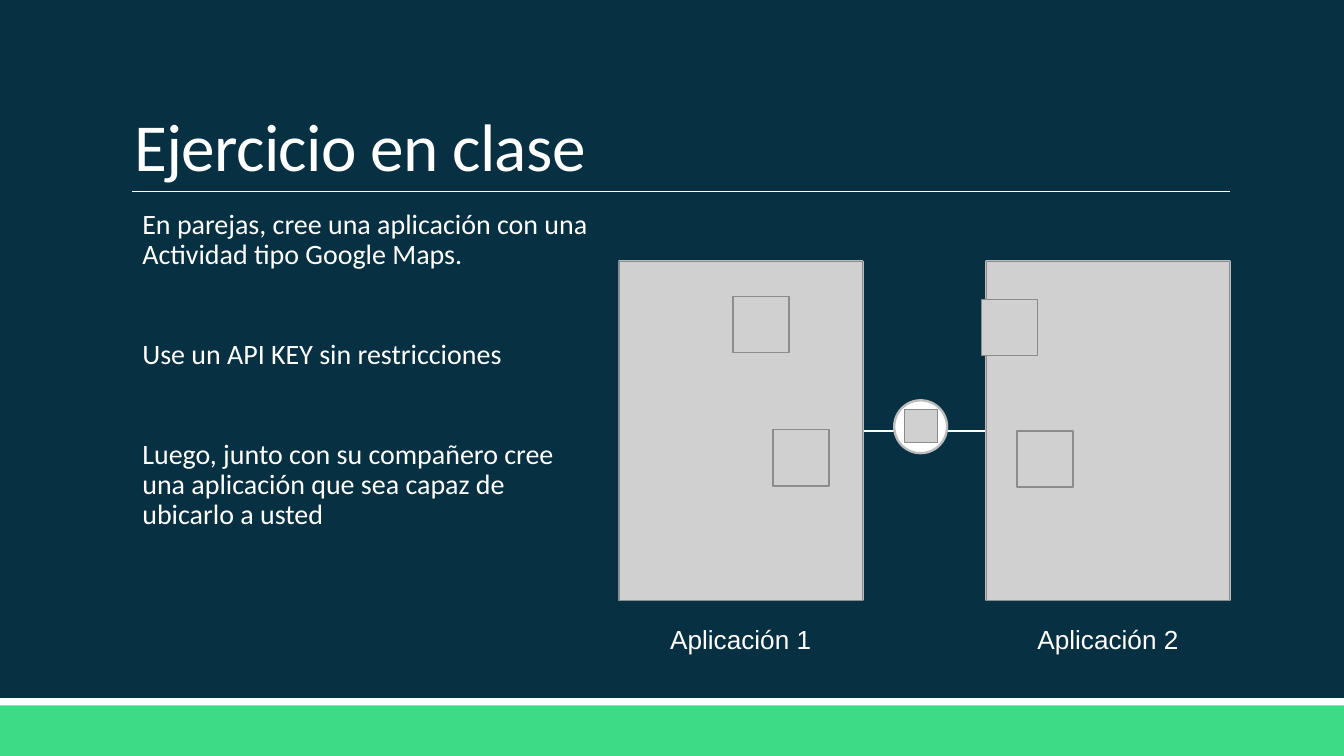
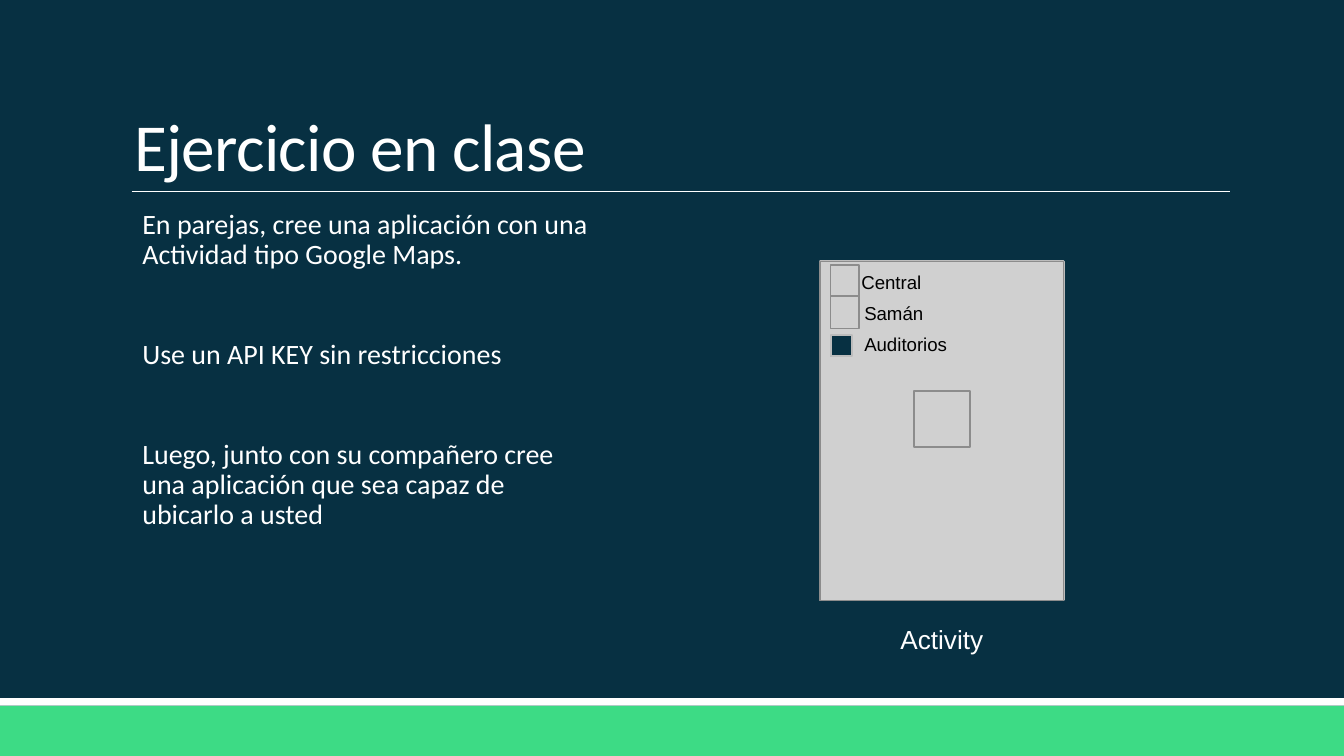
Before and after one commit to Domiciano/AppMoviles201, a slide deck: slide 53 of Clase 8/Clase 8.pptx. Drawn at 1344x756 pixels with LibreOffice and Linux fonts; fonts in the diff are those of the drawing; grey boxes stand for pictures. Boxes give left, top, right and bottom in pixels: in the first picture for what was removed or moved away, otherwise in the second. Text is boxed around its words. In the diff, an @@ line names an element or a change of style, - is before the commit and + after.

```diff
--- a/Clase 8/Clase 8.pptx
+++ b/Clase 8/Clase 8.pptx
@@ rectangle removed at [620, 262, 863, 601] @@
@@ picture removed at [620, 262, 863, 601] @@
@@ picture: place and size @@
-picture at [986, 262, 1230, 601]
+picture at [820, 262, 1063, 601]
@@ rectangle: place and size @@
-rectangle at [986, 262, 1230, 601]
+rectangle at [820, 262, 1063, 601]
@@ picture added at [831, 265, 859, 297] @@
@@ picture removed at [732, 297, 789, 353] @@
@@ rectangle added at [831, 273, 852, 294], fill #073042, outline #BDBDBD 1.25 pt @@
@@ picture added at [831, 296, 859, 328] @@
@@ text added at [861, 275, 921, 289], 10 pt, text #000000 @@
+Central
@@ rectangle added at [831, 304, 852, 325], fill #073042, outline #BDBDBD 1.25 pt @@
@@ text added at [864, 306, 923, 320], 10 pt, text #000000 @@
+Samán
@@ picture removed at [981, 300, 1038, 356] @@
@@ rectangle added at [831, 335, 852, 356], fill #073042, outline #BDBDBD 1.25 pt @@
@@ text added at [864, 337, 947, 351], 10 pt, text #000000 @@
+Auditorios
@@ ellipse removed at [894, 401, 946, 453] @@
@@ picture removed at [905, 410, 937, 442] @@
@@ picture: place and size @@
-picture at [1017, 431, 1074, 488]
+picture at [914, 391, 970, 448]
@@ picture removed at [773, 430, 829, 487] @@
@@ line removed from (841, 431) to (905, 431) @@
@@ line removed from (937, 431) to (1000, 431) @@
@@ text removed at [670, 629, 812, 655] @@
-Aplicación 1
@@ text removed at [1037, 629, 1179, 655] @@
-Aplicación 2
@@ text added at [900, 630, 983, 655], 14 pt, text #FFFFFF @@
+Activity
```
Also in this commit, not shown: 2 other slides changed, 1 slide added, 2 slides removed.
